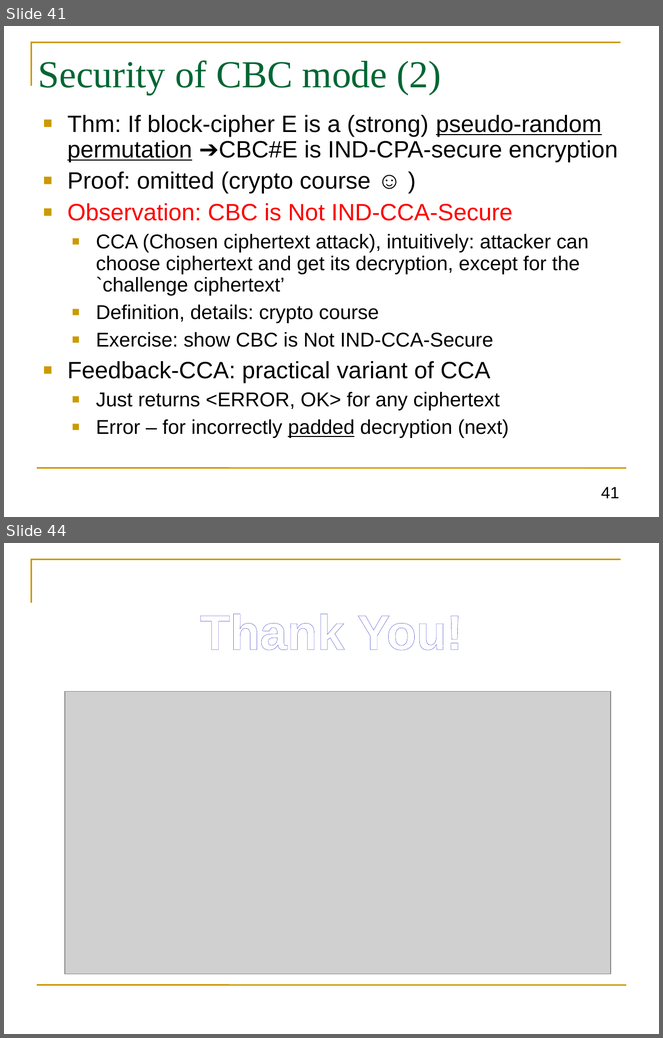
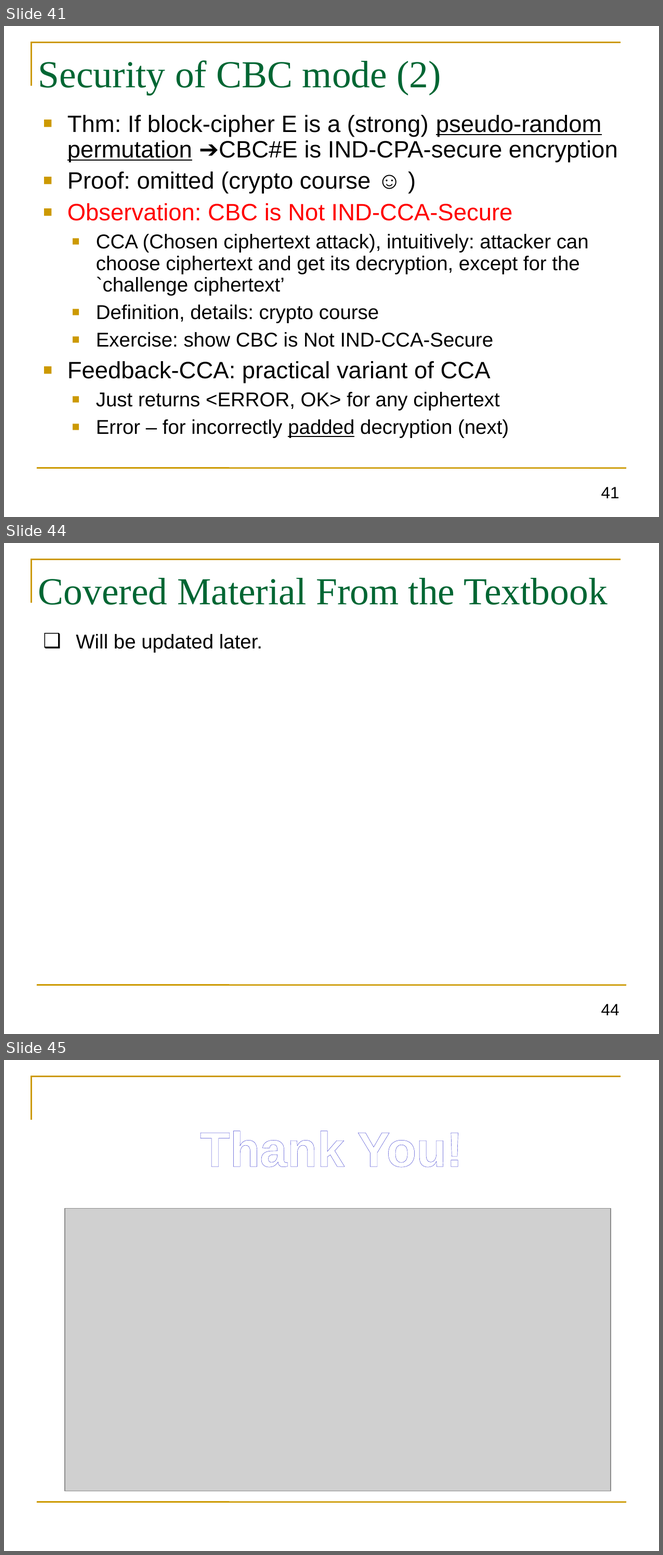
Before and after one commit to GhadaAlmashaqbeh/GhadaAlmashaqbeh.github.io, a slide deck: courses/cse3400-s2021/lecture4.pptx. Shown one above the other, each under a label of ours: slides 41 and 44 before the commit, slides 41, 44 and 45 after it; the slides between them are not shown. The pictures are 663x1038 and 663x1555 pixels, drawn with LibreOffice and Linux fonts; fonts in the diff are those of the drawing; grey boxes stand for pictures. Boxes give left, top, right and bottom in pixels: in the first picture for what was removed or moved away, otherwise in the second. Text is boxed around its words. In the diff, an @@ line names an element or a change of style, - is before the commit and + after.

```diff
--- a/courses/cse3400-s2021/lecture4.pptx
+++ b/courses/cse3400-s2021/lecture4.pptx
@@ slide 44 added at (4, 543, 659, 1034), background #FFFFFF; not listed: 2 template elements that a slide beside it also shows @@
@@ title added at (38, 578, 607, 605), 42 pt, text #006633 @@
+Covered Material From the Textbook
@@ text added at (76, 634, 262, 652), 22 pt, text #000000 @@
+❑ Will be updated later.
@@ page number added at (601, 1004, 620, 1016), 18 pt, text #000000 @@
+44
@@ what was slide 44 is now slide 45 @@
```
Also in this commit, not shown: 5 slides changed, 2 other slides added, 2 slides removed, 2 other files.
